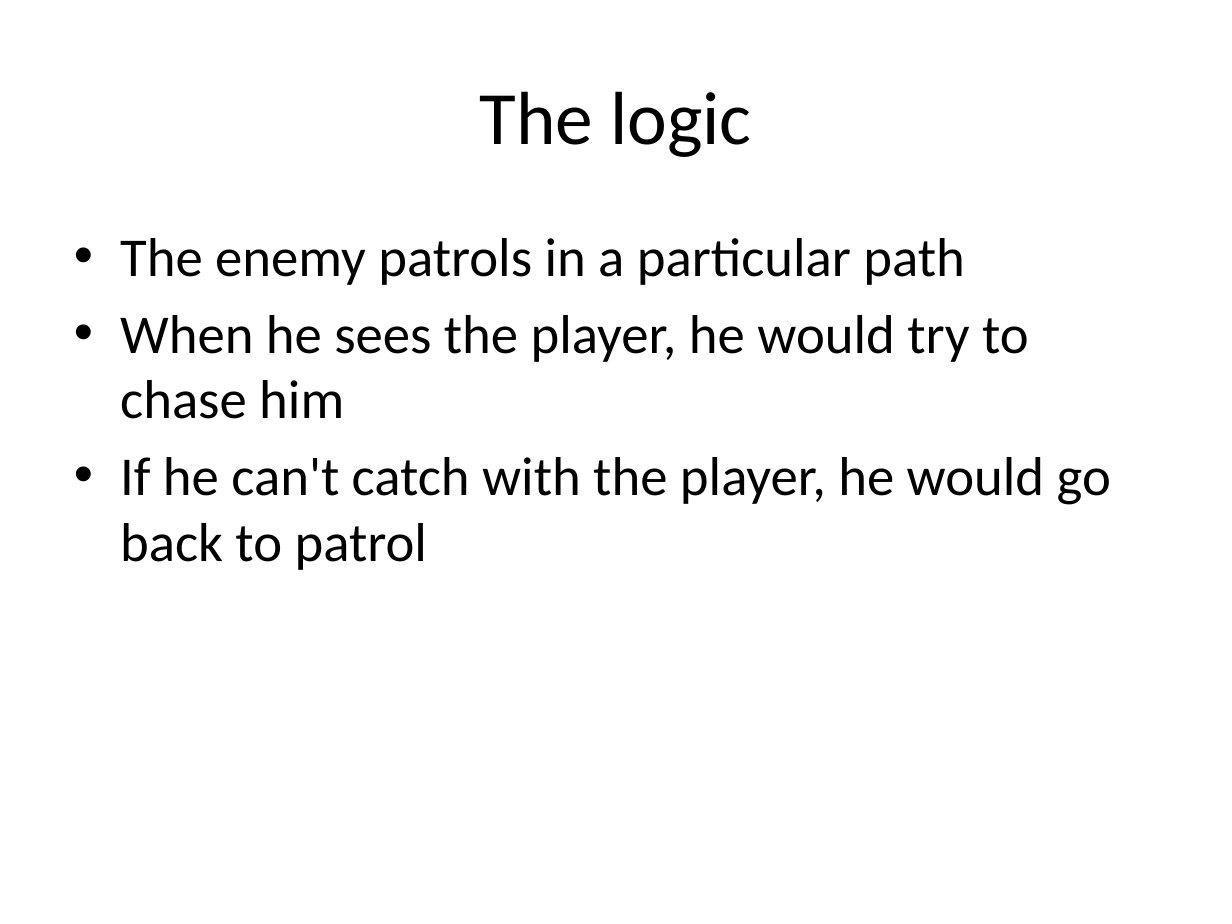
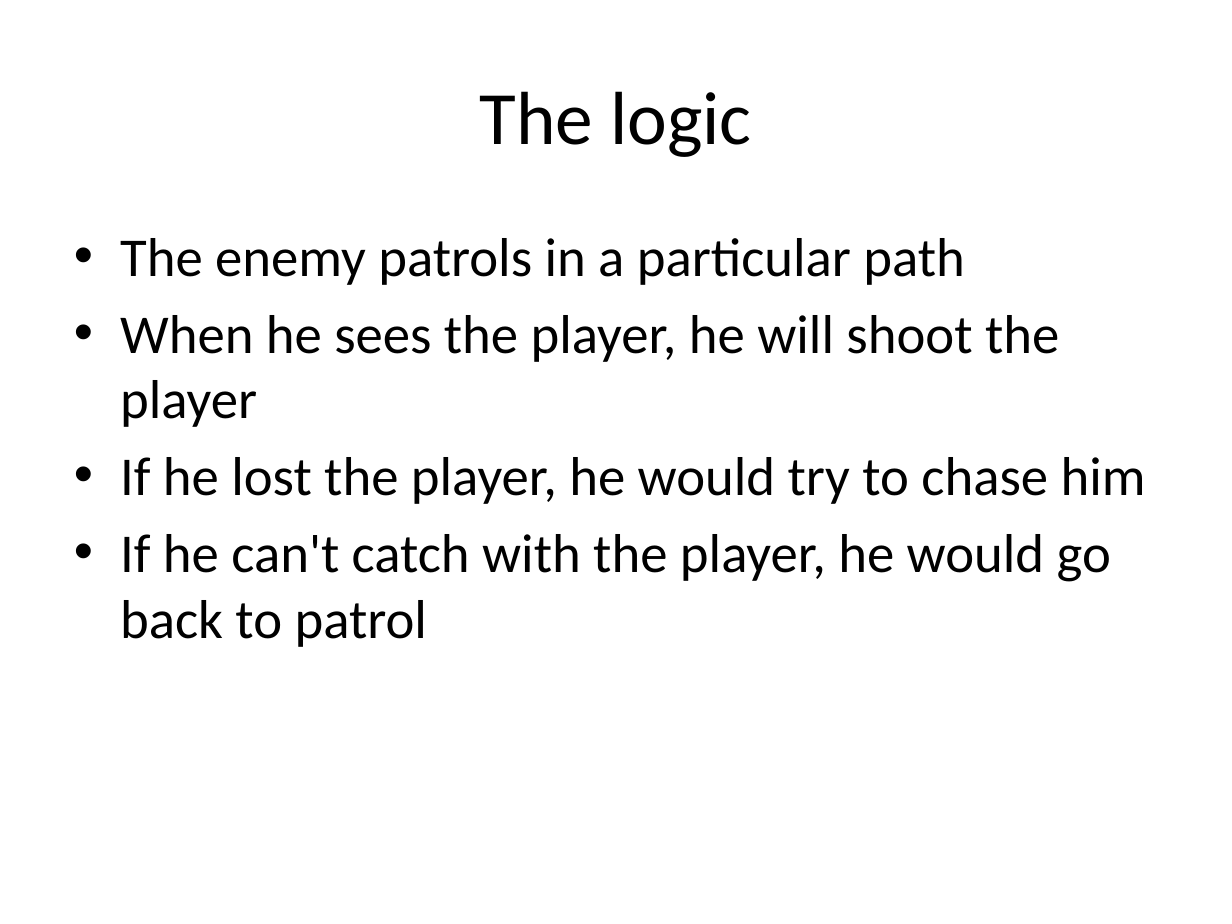
Before and after one commit to hanhonglei/Shooter, a slide deck: slide 26 of ShootTutorialHan.pptx. Drawn at 1232x924 pixels with LibreOffice and Linux fonts; fonts in the diff are those of the drawing. Boxes give left, top, right and bottom in pixels: in the first picture for what was removed or moved away, otherwise in the second. Text is boxed around its words. In the diff, an @@ line names an element or a change of style, - is before the commit and + after.

```diff
--- a/ShootTutorialHan.pptx
+++ b/ShootTutorialHan.pptx
@@ text at (120,315,1146,504): text changed @@
-• When he sees the player, he would try to chase him
+• When he sees the player, he will shoot the player
+• If he lost the player, he would try to chase him
```
Also in this commit, not shown: 8 other files.
